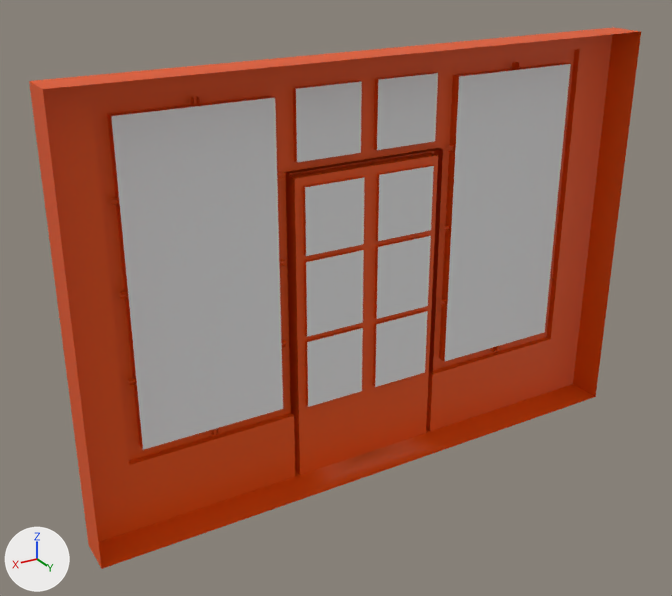
What one commit did to the OBJ model game/sources/meshes/geometry/meshes/shop_a.obj.
Rendered twice from a 50 mm camera at (4.09, 4.5, 3.63) aimed at (1.25, -0.25, 1.26). Arrows for +X, +Y and +Z are at lower left; the lights stay in place. The first picture is the older version. Where no turn or scale is listed for an object, it has been applied to the vertices.

Objects in the first picture: 'shop_a'.
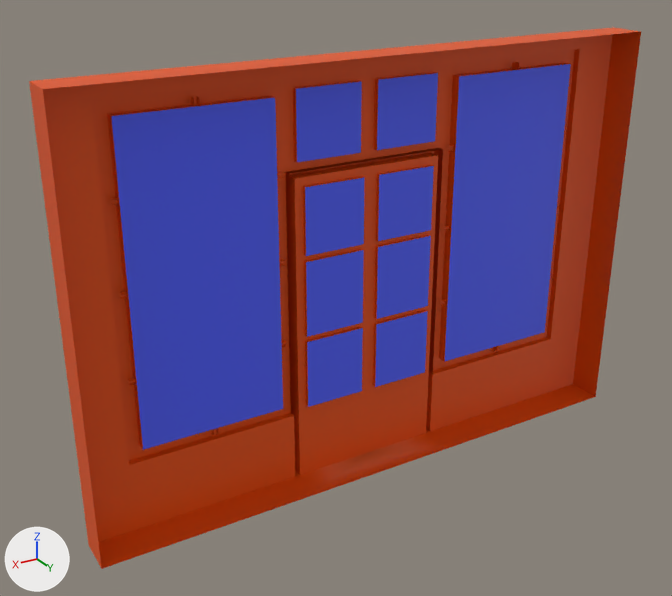
Location of each change, (x1, y1, x2, y2) in pixels of the pictures (672 x 596 px):
'shop_a', recoloured (white to blue): (108, 61, 625, 453) in both

The change in detail:
Material 'glass_opaque' (mat_glass_opaque) changes colour from white #e7e7e7 to blue #5061ff; in linear values from (0.8, 0.8, 0.8) to (0.0809, 0.119, 1.0).
